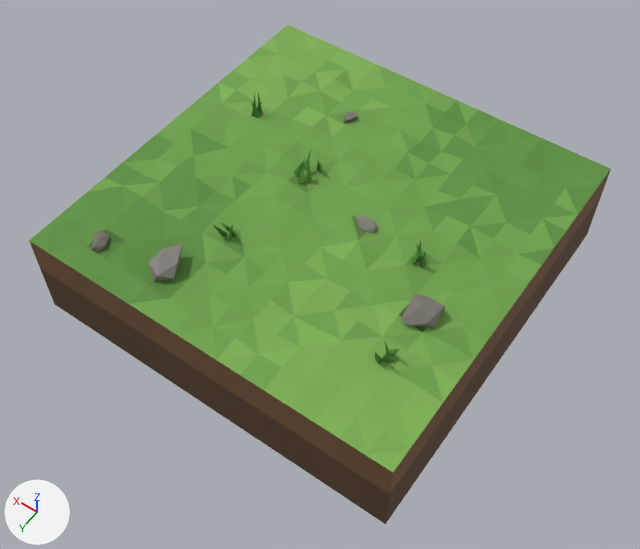
A saved change to the Blender file art/blend/grass_3.blend.
The view is the same before and after, from a 50 mm lens placed at (-1.64, 2.38, 3.15), pointed at (-0.07, 0.17, -0.32). Lighting does not change. The marker at lower left points along +X, +Y and +Z. The picture after the commit comes second.

Names of what the first picture shows: 'Grass3'.
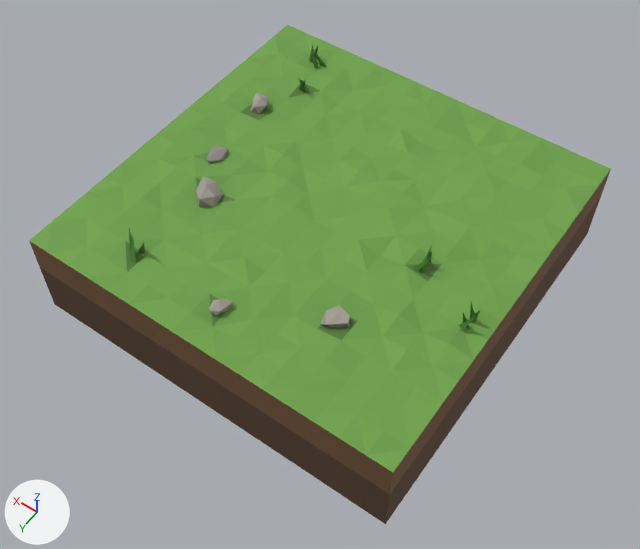
Changed parts and their boxes [x1, y1, x2, y2] in the pictures (640 x 549 px; the box of a moved part takes in the faces that stretch with it):
part 1 of me_grass3, moved or reshaped
    before: [381, 354, 387, 362]
    after: [429, 252, 432, 262]
part 2 of me_grass3, moved or reshaped
    before: [298, 156, 305, 183]
    after: [130, 235, 136, 262]
part 3 of me_grass3, moved or reshaped
    before: [401, 294, 444, 327]
    after: [206, 146, 228, 162]
part 4 of me_grass3, moved or reshaped
    before: [92, 230, 109, 253]
    after: [251, 93, 268, 114]
part 5 of me_grass3, deleted
    before: [148, 101, 426, 364]
part 6 of me_grass3, built on
    before: [251, 93, 426, 363]
    after: [129, 45, 480, 331]
part 7 of me_grass3, recoloured
    both: [29, 25, 611, 472]

The change in detail:
me_grass3 is used by ob_grass3; location (0.0, 0.0, 0.0).
me_grass3 had 564 vertices, 826 faces and spanned x -1.0..1.0, y -1.0..1.0, z -0.5..0.13.
me_grass3 now has 552 vertices, 814 faces and spans x -1.0..1.0, y -1.0..1.0, z -0.5..0.14.
me_grass3 part 1: the loose piece of 4 vertices spanning x -0.72..-0.68, y 0.58..0.64, z -0.01..0.13 is moved by (0.13, -0.56, 0.0).
me_grass3 part 2: the loose piece of 4 vertices spanning x 0.18..0.22, y -0.09..-0.02, z -0.01..0.12 is moved by (0.33, 0.84, 0.0).
me_grass3 part 3: the loose piece of 12 vertices spanning x -0.78..-0.64, y 0.22..0.4, z -0.05..0.07 is turned 16.5 degrees about the z axis through its middle and scaled by 0.615, then moved by (1.34, -0.24, 0.0).
me_grass3 part 4: the loose piece of 12 vertices spanning x 0.66..0.76, y 0.78..0.88, z -0.01..0.06 is moved by (-0.01, -1.18, 0.0).
me_grass3 part 5: 17 loose pieces with 92 vertices, spanning x -0.76..0.68, y -0.59..0.84, z -0.03..0.13, are deleted.
Part 6, on me_grass3:
3 vertices are removed from x -0.56..-0.51, y 0.04..0.06, z -0.01..0.12.
4 faces are deleted.
17 vertices move from x -0.74..0.7, y -0.33..0.6, z -0.01..0.13 to x -0.92..0.61, y -0.61..0.22, z 0.0..0.12.
83 vertices are added at x -0.92..0.72, y -0.85..0.84, z -0.03..0.14.
48 new faces join them, mat_foliage.
60 new faces join them, mat_body.
me_grass3 part 7: 286 kept faces spanning x -1.0..1.0, y -1.0..1.0, z -0.01..0.12 get new vertex colours; the middle colour goes from green #609441 to green #6ea049.
